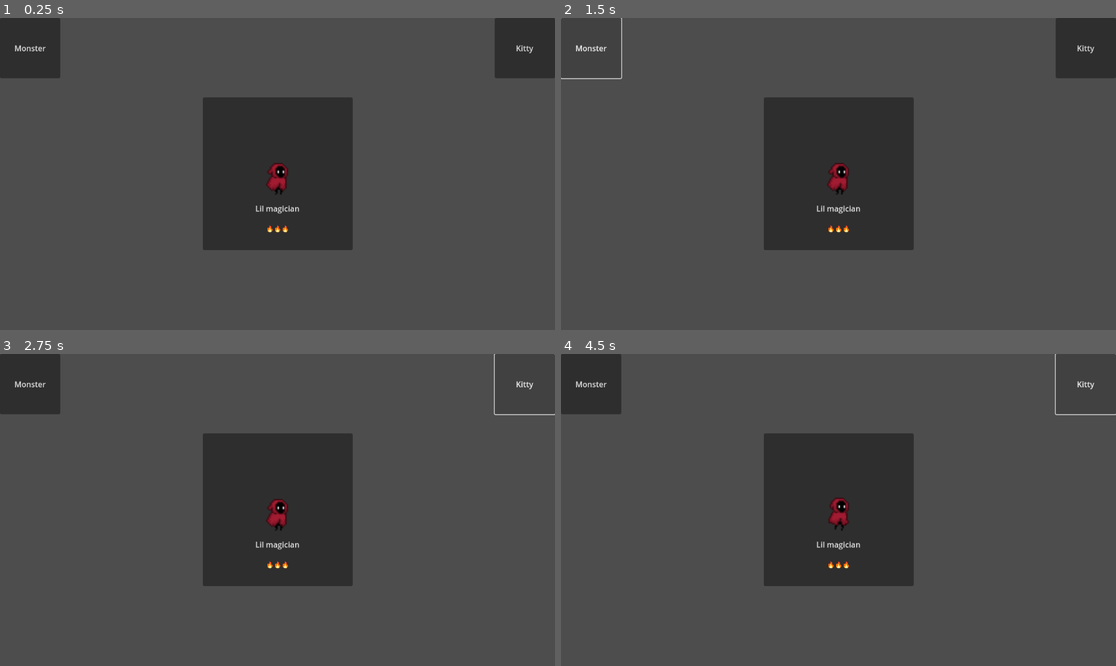
Above: before the commit, frames 1-4 (two rows, left to right).
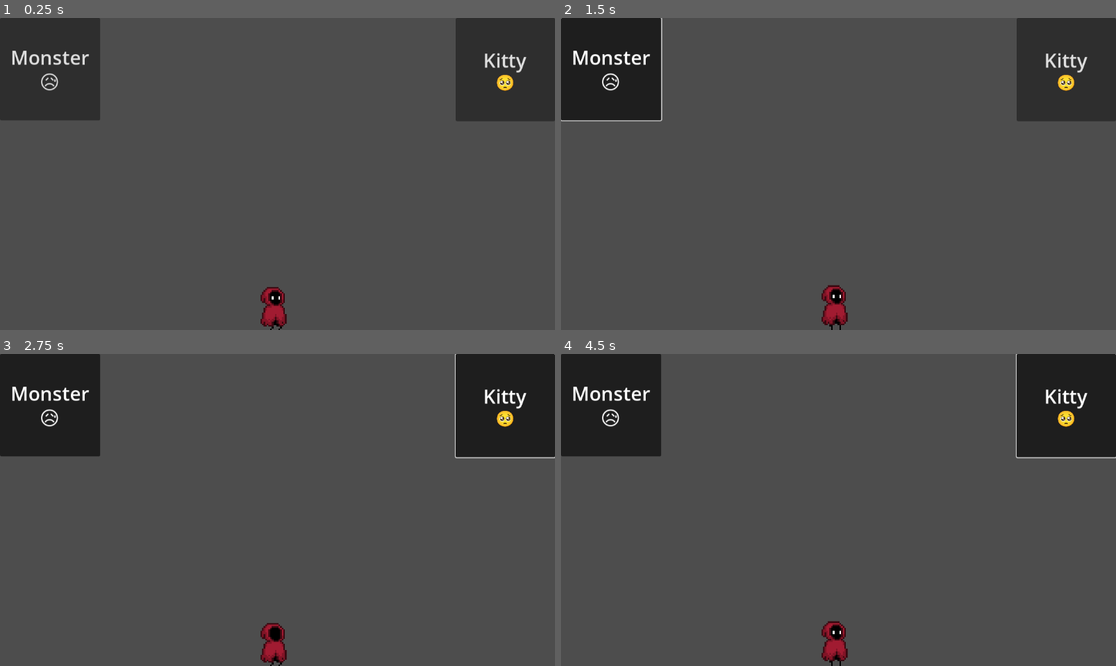
Above: after the commit, the same moments.

Repository: PerformX2/cruz_nicolas_tp1_582301MO
Game: Godot game, scene res://project.godot.tscn
Two runs of this game, one before a commit and one after it. Both use one fixed random seed, a clock stepped at 60 frames per second and the inputs below.
Inputs (mouse positions are in pixels of both pictures, inside the frame that each line leads up to):
- Up to frame 1 (0.25 s): no input
- Up to frame 2 (1.5 s): click (838, 174) at 0.5 s, where only the run before the commit has a clickable "Lil magician 🔥🔥🔥"; click "Monster" (after the commit: "Monster 😥") at 1.25 s
- Up to frame 3 (2.75 s): click "Kitty" (after the commit: "Kitty 🥺") at 2 s
- Up to frame 4 (4.5 s): tap Enter at 2.75 s; hold Right (ui_right) 2.78-3.53 s; tap Space at 4.25 s; hold Right (ui_right) from 4.28 s (still down)

The runs differ from the first frame. In frame 1, 22% of the frame differs, in the area x 0-100%, y 0-100%; in frame 2, 24%; in frame 3, 24%; in frame 4, 24%.
Error before the commit: Invalid assignment of property or key 'loop' with value of type 'bool' on a base object of type 'AudioStreamPlayer'. (res://project.godot.gd:17)

Commit message:
Moving sprite sheet

Diff:
--- a/projet_jeu_nico/animated_sprite_2d.gd
+++ b/projet_jeu_nico/animated_sprite_2d.gd
@@ -1,9 +1,9 @@
 extends AnimatedSprite2D
 
-#@onready var _animated_sprite = $AnimatedSprite2D
+@onready var _animated_sprite = $AnimatedSprite2D
 
 func _process(_delta):
 	if Input.is_action_pressed("ui_right"):
-		play("running")
+		play("walk")
 	else:
 		stop()
--- /dev/null
+++ b/projet_jeu_nico/character_body_2d.gd
@@ -0,0 +1,9 @@
+extends CharacterBody2D
+
+@onready var anim = $AnimatedSprite2D
+
+func _process(_delta):
+	if Input.is_action_pressed("ui_right"):
+		anim.play("run")
+	else:
+		anim.play("standing")
--- a/projet_jeu_nico/project.godot.gd
+++ b/projet_jeu_nico/project.godot.gd
@@ -3,11 +3,6 @@
 # Raccourcis vers les nœuds enfants (audio)
 @onready var monster_audio: AudioStreamPlayer = $monster/AudioStreamPlayer1
 @onready var kitty_audio: AudioStreamPlayer = $kitty/AudioStreamPlayer2
-
-func _ready() -> void:
-	# Connecte les boutons à leurs fonctions
-	$monster.pressed.connect(_on_monster_pressed)
-	$kitty.pressed.connect(_on_kitty_pressed)
 
 # Quand on clique sur le bouton "Monster"
 func _on_monster_pressed() -> void:
@@ -17,6 +12,7 @@
 		monster_audio.loop = true
 		monster_audio.play()
 
+
 # Quand on clique sur le bouton "Kitty"
 func _on_kitty_pressed() -> void:
 	if kitty_audio.playing:
--- a/projet_jeu_nico/project.godot.tscn
+++ b/projet_jeu_nico/project.godot.tscn
@@ -3,6 +3,7 @@
 [ext_resource type="Script" uid="uid://bwfw8rcl2awhx" path="res://project.godot.gd" id="1_8vigj"]
 [ext_resource type="Texture2D" uid="uid://b2oyiihqyahkp" path="res://assets/images/AnimationSheet_Character_split/tile000.png" id="1_cmru6"]
 [ext_resource type="Texture2D" uid="uid://thnexdvje80g" path="res://assets/images/AnimationSheet_Character_split/tile064.png" id="1_xducm"]
+[ext_resource type="Script" uid="uid://dxjssykkgn14v" path="res://character_body_2d.gd" id="2_8vigj"]
 [ext_resource type="Texture2D" uid="uid://bknapo5jvrqnv" path="res://assets/images/AnimationSheet_Character_split/tile001.png" id="2_26v4c"]
 [ext_resource type="Texture2D" uid="uid://c24v2jwabhg2o" path="res://assets/images/AnimationSheet_Character_split/tile065.png" id="2_yeknk"]
 [ext_resource type="AudioStream" uid="uid://baradexnunv0h" path="res://assets/audio/baligator3.wav" id="2_yi46y"]
@@ -54,7 +55,6 @@
 [ext_resource type="Texture2D" uid="uid://cml3mxiht8h0s" path="res://assets/images/AnimationSheet_Character_split/tile053.png" id="47_p34t8"]
 [ext_resource type="Texture2D" uid="uid://drv55bpe4puuq" path="res://assets/images/AnimationSheet_Character_split/tile018.png" id="48_lh5hq"]
 [ext_resource type="Texture2D" uid="uid://w43q00cpjbgc" path="res://assets/images/AnimationSheet_Character_split/tile019.png" id="49_nltb4"]
-[ext_resource type="Script" uid="uid://bx4pg6r8uo7ro" path="res://animated_sprite_2d.gd" id="52_p34t8"]
 
 [sub_resource type="SpriteFrames" id="SpriteFrames_loi34"]
 animations = [{
@@ -259,65 +259,52 @@
 anchor_bottom = 1.0
 grow_horizontal = 2
 grow_vertical = 2
+scale = Vector2(1, 1.0023)
 script = ExtResource("1_8vigj")
 
-[node name="character" type="Button" parent="."]
-layout_mode = 1
-anchors_preset = -1
-anchor_left = 0.365
-anchor_top = 0.255
-anchor_right = 0.635
-anchor_bottom = 0.745
-offset_left = 0.019989
-offset_top = 0.259979
-offset_right = -0.0200806
-offset_bottom = -0.26004
-grow_horizontal = 2
-grow_vertical = 2
-text = "
-
-
-
-
-
-
-
-Lil magician
-
-🔥🔥🔥"
-
-[node name="AnimatedSprite2D" type="AnimatedSprite2D" parent="character"]
-position = Vector2(158, 160)
-scale = Vector2(2.64063, 2.64063)
+[node name="CharacterBody2D" type="CharacterBody2D" parent="."]
+script = ExtResource("2_8vigj")
+
+[node name="AnimatedSprite2D" type="AnimatedSprite2D" parent="CharacterBody2D"]
+texture_filter = 1
+position = Vector2(571, 593.636)
+scale = Vector2(3.38403, 3.29688)
 sprite_frames = SubResource("SpriteFrames_loi34")
-animation = &"running"
+animation = &"walking"
 speed_scale = 1.1
-script = ExtResource("52_p34t8")
+
+[node name="CollisionShape2D" type="CollisionShape2D" parent="CharacterBody2D"]
 
 [node name="monster" type="Button" parent="."]
 layout_mode = 1
 anchors_preset = -1
-anchor_right = 0.109
-anchor_bottom = 0.193
-offset_right = -0.568008
-offset_bottom = -0.064003
-text = "Monster"
+anchor_right = 0.181
+anchor_bottom = 0.327
+offset_right = -0.512009
+offset_bottom = 0.103989
+theme_override_font_sizes/font_size = 40
+toggle_mode = true
+text = "Monster
+😥"
 
 [node name="AudioStreamPlayer1" type="AudioStreamPlayer" parent="monster"]
 stream = ExtResource("2_yi46y")
-volume_db = -9.905
+volume_db = -21.048
 
 [node name="kitty" type="Button" parent="."]
 layout_mode = 1
 anchors_preset = -1
-anchor_left = 0.891
+anchor_left = 0.821
 anchor_right = 1.0
-anchor_bottom = 0.193
-offset_left = 0.567993
-offset_bottom = -0.064003
+anchor_bottom = 0.33
+offset_left = 0.207947
+offset_bottom = 0.159988
 grow_horizontal = 0
-text = "Kitty"
+theme_override_font_sizes/font_size = 40
+toggle_mode = true
+text = "Kitty
+🥺"
 
 [node name="AudioStreamPlayer2" type="AudioStreamPlayer" parent="kitty"]
 stream = ExtResource("4_hreph")
-volume_db = -9.334
+volume_db = -22.667
Not shown, changed: projet_jeu_nico/assets/audio/baligator3.wav.import
Not shown, added: projet_jeu_nico/character_body_2d.gd.uid
Not shown, changed: docs/index.html
Not shown, changed: docs/index.pck
